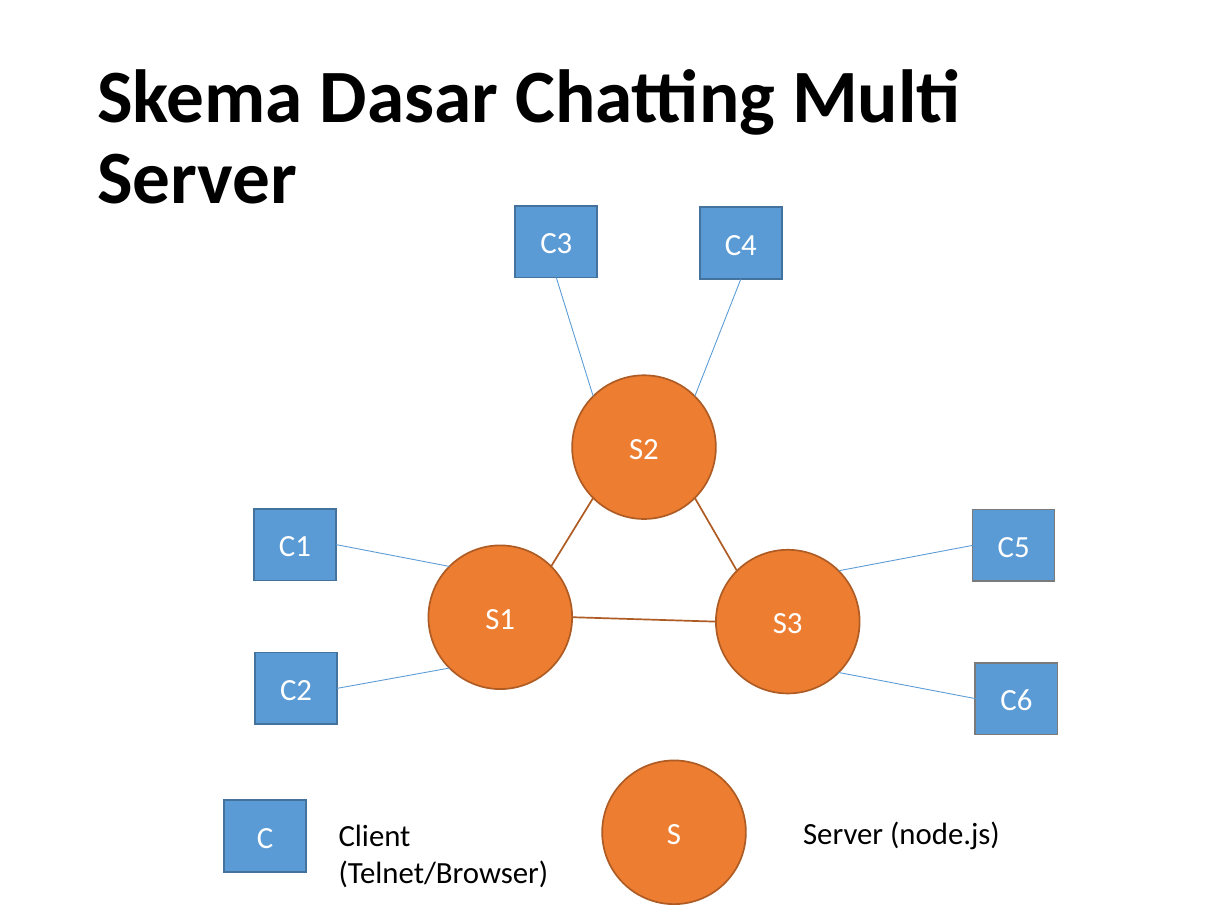
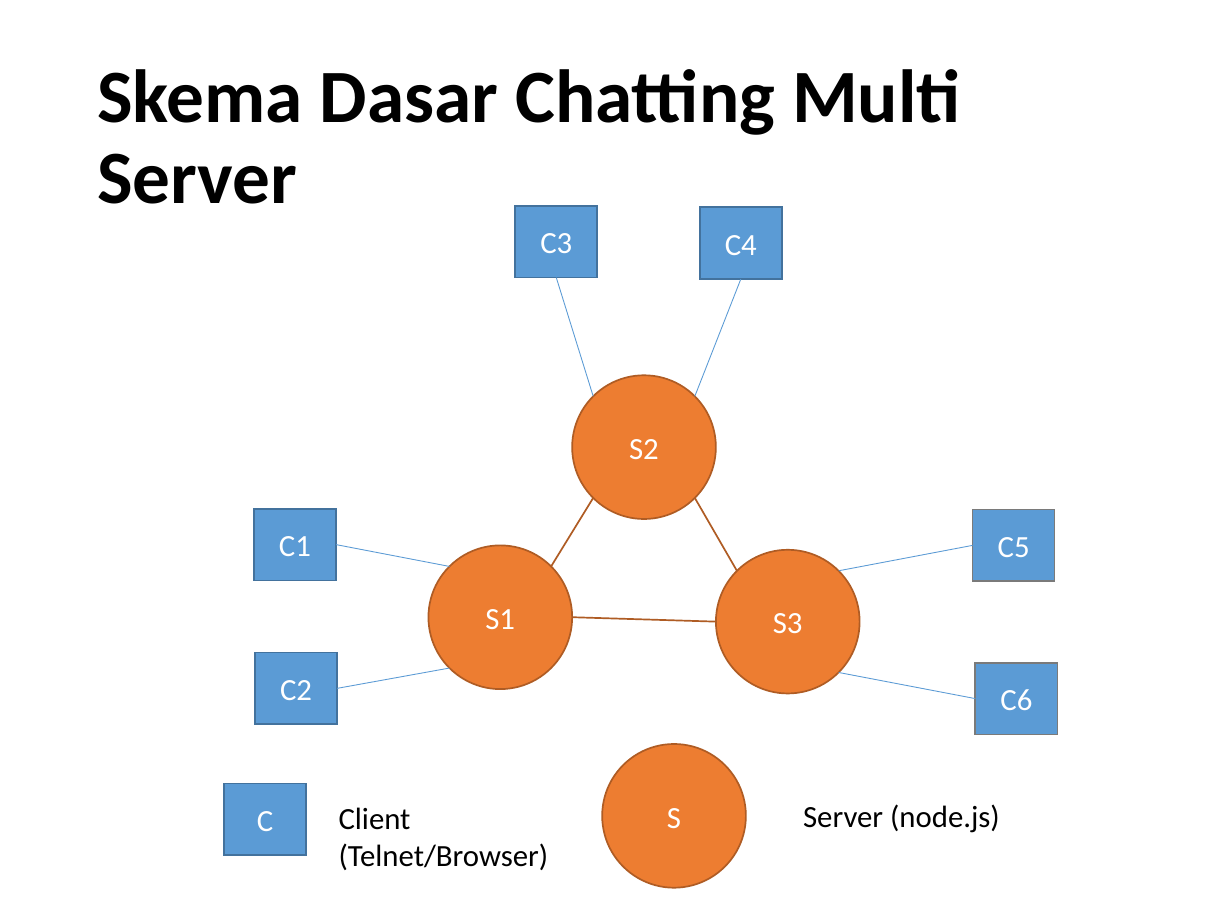
Before and after one commit to yohanesmario/chatserver, a slide deck: slide 3 of docs/Chat Server.pptx. Drawn at 1232x924 pixels with LibreOffice and Linux fonts; fonts in the diff are those of the drawing. Boxes give left, top, right and bottom in pixels: in the first picture for what was removed or moved away, otherwise in the second. Text is boxed around its words. In the diff, an @@ line names an element or a change of style, - is before the commit and + after.

```diff
--- a/docs/Chat Server.pptx
+++ b/docs/Chat Server.pptx
@@ 2 texts, 1 rectangle, 1 ellipse: place and size @@
-2 texts, 1 rectangle, 1 ellipse at [224,760,1000,904]
+2 texts, 1 rectangle, 1 ellipse at [224,744,1000,888]
```
